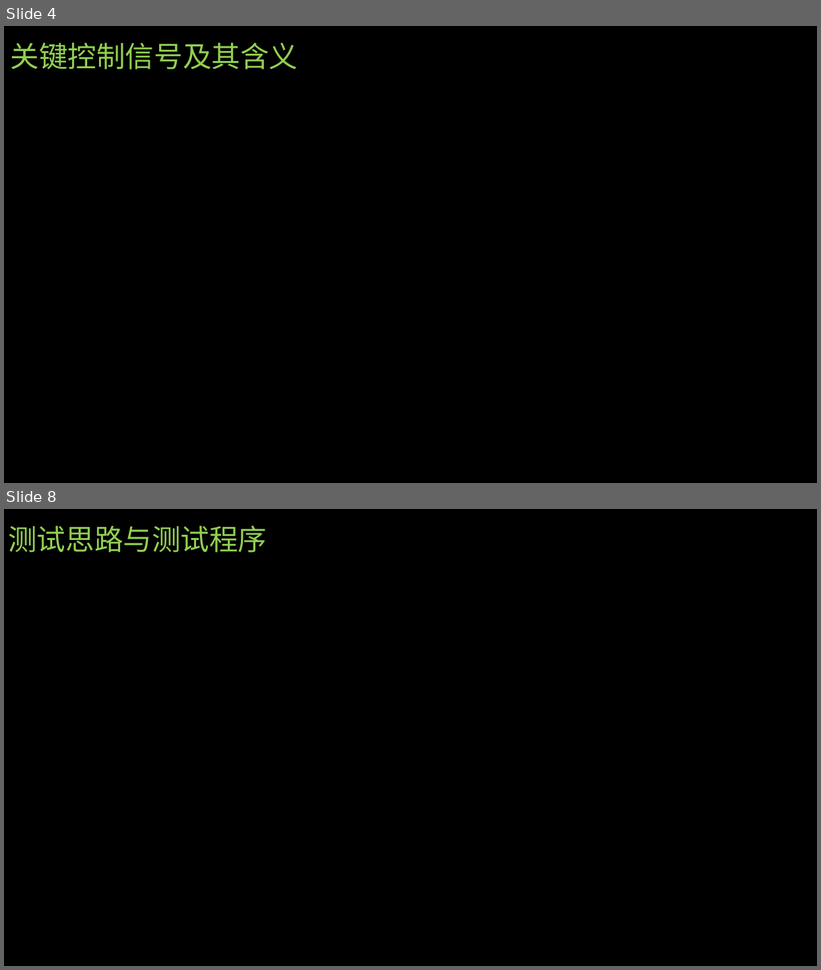
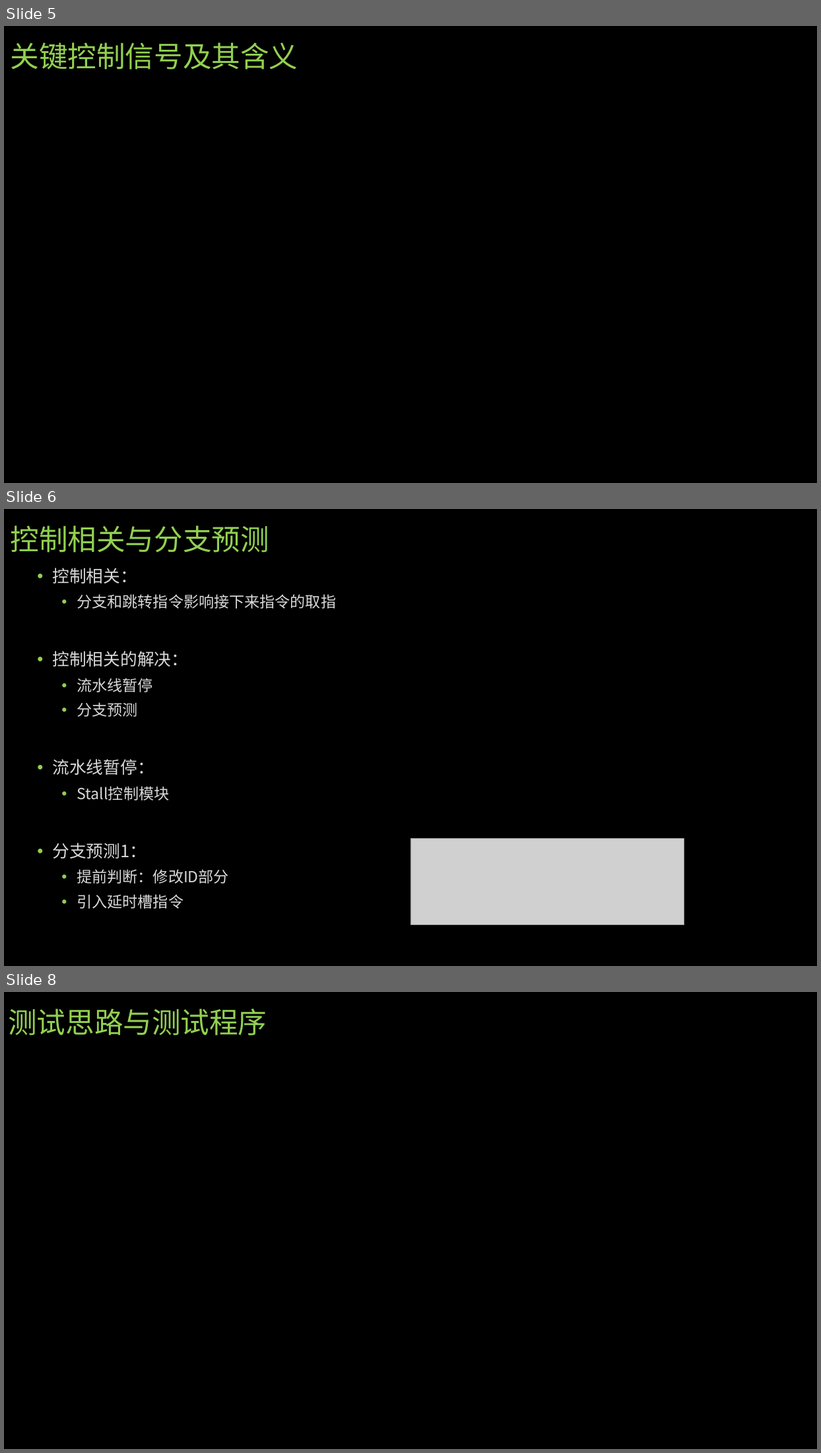
Before and after one commit to CTmH/sMIPS, a slide deck: 团队展示.pptx. Shown one above the other, each under a label of ours: slides 4 and 8 before the commit, slides 5, 6 and 8 after it; the slides between them are not shown. The pictures are 821x970 and 821x1453 pixels, drawn with LibreOffice and Linux fonts; fonts in the diff are those of the drawing; grey boxes stand for pictures. Boxes give left, top, right and bottom in pixels: in the first picture for what was removed or moved away, otherwise in the second. Text is boxed around its words. In the diff, an @@ line names an element or a change of style, - is before the commit and + after.

```diff
--- a/团队展示.pptx
+++ b/团队展示.pptx
@@ slide 6 added at (x1=4, y1=509, x2=817, y2=966), background #000000 @@
@@ title added at (x1=11, y1=525, x2=269, y2=553), 34 pt, text #92D050 @@
+控制相关与分支预测
@@ text added at (x1=53, y1=568, x2=336, y2=909), 18 pt, text #D9D9D9 @@
+• 控制相关：
+  • 分支和跳转指令影响接下来指令的取指
+• 控制相关的解决：
+  • 流水线暂停
+  • 分支预测
+• 流水线暂停：
+  • Stall控制模块
+• 分支预测1：
+  • 提前判断：修改ID部分
+  • 引入延时槽指令
@@ picture added at (x1=411, y1=838, x2=684, y2=925) @@
@@ what was slide 4 is now slide 5 @@
```
Also in this commit, not shown: 3 slides changed, 4 other slides added, 3 slides removed.
